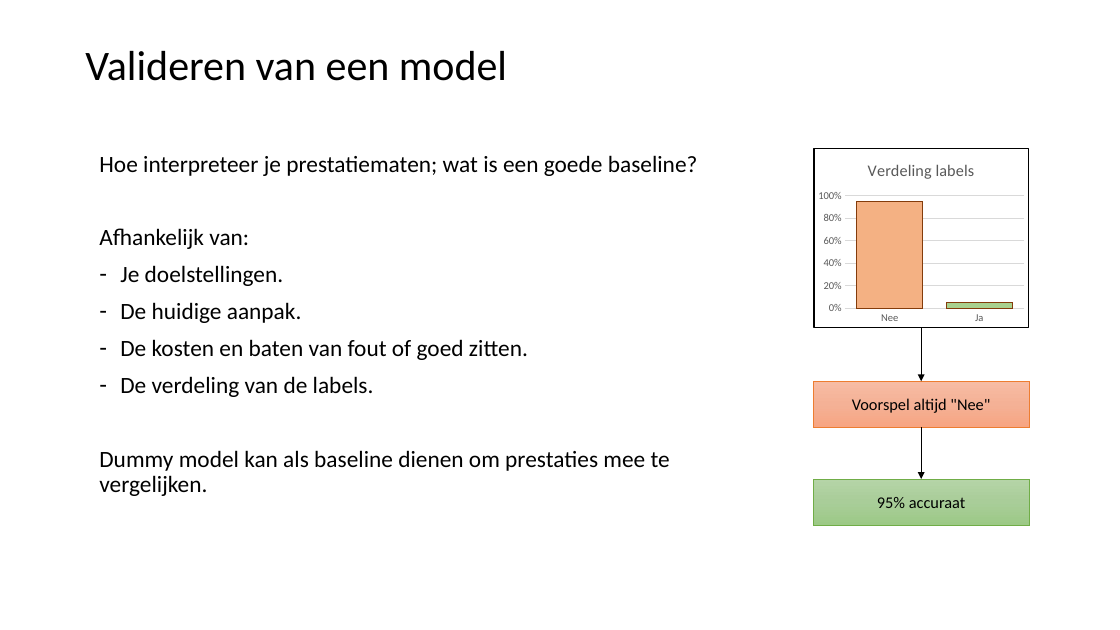
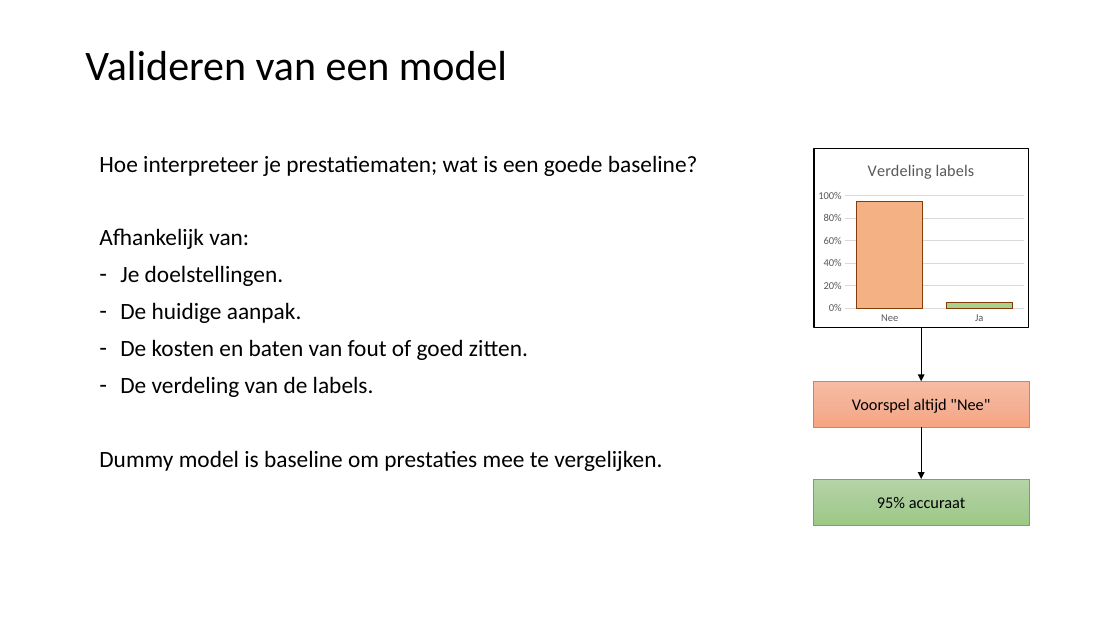
Before and after one commit to LFKoning/knowledge-sharing, a slide deck: slide 34 of python_course/4_scikit_learn/python_cursus_4.pptx. Drawn at 1120x630 pixels with LibreOffice and Linux fonts; fonts in the diff are those of the drawing. Boxes give left, top, right and bottom in pixels: in the first picture for what was removed or moved away, otherwise in the second. Text is boxed around its words. In the diff, an @@ line names an element or a change of style, - is before the commit and + after.

```diff
--- a/python_course/4_scikit_learn/python_cursus_4.pptx
+++ b/python_course/4_scikit_learn/python_cursus_4.pptx
@@ text at [99, 450, 662, 471]: text changed @@
-Dummy model kan als baseline dienen om prestaties mee te vergelijken.
+Dummy model is baseline om prestaties mee te vergelijken.
```
Also in this commit, not shown: 8 other slides changed, 1 slide added, 1 slide removed.
